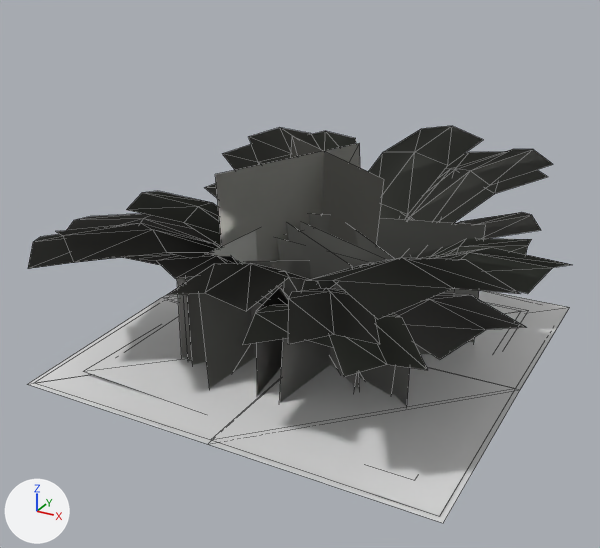
Two versions of the glTF model assets/forest_pbr/undergrowth.glb, one commit apart.
Before and after are seen from a 50 mm lens placed at (0.832, -1.624, 1.007), pointed at (-0.028, -0.061, 0.226). Every picture has the same lights, and +X, +Y and +Z are marked at lower left. The older version comes first. Mesh edges are drawn as thin lines.

Objects in the first picture: 'fern_a', 'fern_b', 'fern_c', 'grass_a', 'grass_b', 'grass_c', 'grass_d', 'litter_a', 'litter_b', 'litter_c', 'litter_d', 'stalks_a'.
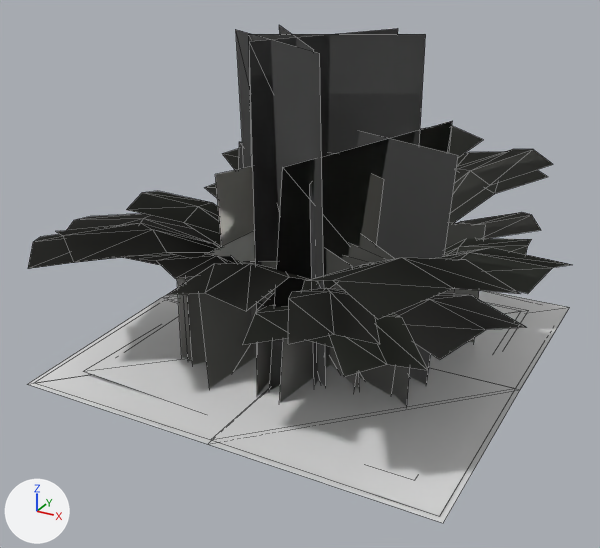
Location of each change, [x1, y1, x2, y2] in pixels of the pictures (600 x 548 px):
'flower_daisy', added
    after: [269, 121, 458, 390]
'flower_lupine_a', added
    after: [236, 28, 398, 387]
'flower_lupine_b', added
    after: [249, 25, 426, 166]
'flower_yellow', added (mostly hidden)
    after: [239, 142, 333, 387]
'stalks_a', unchanged, covered by the edit
    before: [215, 136, 384, 261]
    after: [215, 166, 384, 246]

What changed in the scene script:
```text
Add me_flower_yellow:
    me_flower_yellow.from_pydata(...)  # 8 vertices, 4 faces; spans x -0.23..0.271, y -0.207..0.287, z -0.02..0.5
    me_flower_yellow.materials.append(mat_undergrowth)
Add me_flower_lupine_b:
    me_flower_lupine_b.from_pydata(...)  # 8 vertices, 4 faces; spans x -0.176..0.183, y -0.182..0.122, z -0.02..0.76
    me_flower_lupine_b.materials.append(mat_undergrowth)
Add me_flower_lupine_a:
    me_flower_lupine_a.from_pydata(...)  # 8 vertices, 4 faces; spans x -0.221..0.112, y -0.214..0.184, z -0.02..0.76
    me_flower_lupine_a.materials.append(mat_undergrowth)
Add me_flower_daisy:
    me_flower_daisy.from_pydata(...)  # 8 vertices, 4 faces; spans x -0.219..0.321, y -0.278..0.265, z -0.02..0.55
    me_flower_daisy.materials.append(mat_undergrowth)
Add ob_flower_yellow:
    ob_flower_yellow = bpy.data.objects.new('flower_yellow', me_flower_yellow)
    ob_flower_yellow.location = (0.0, 0.0, 0.0)
Add ob_flower_lupine_b:
    ob_flower_lupine_b = bpy.data.objects.new('flower_lupine_b', me_flower_lupine_b)
    ob_flower_lupine_b.location = (0.0, 0.0, 0.0)
Add ob_flower_lupine_a:
    ob_flower_lupine_a = bpy.data.objects.new('flower_lupine_a', me_flower_lupine_a)
    ob_flower_lupine_a.location = (0.0, 0.0, 0.0)
Add ob_flower_daisy:
    ob_flower_daisy = bpy.data.objects.new('flower_daisy', me_flower_daisy)
    ob_flower_daisy.location = (0.0, 0.0, 0.0)
```
